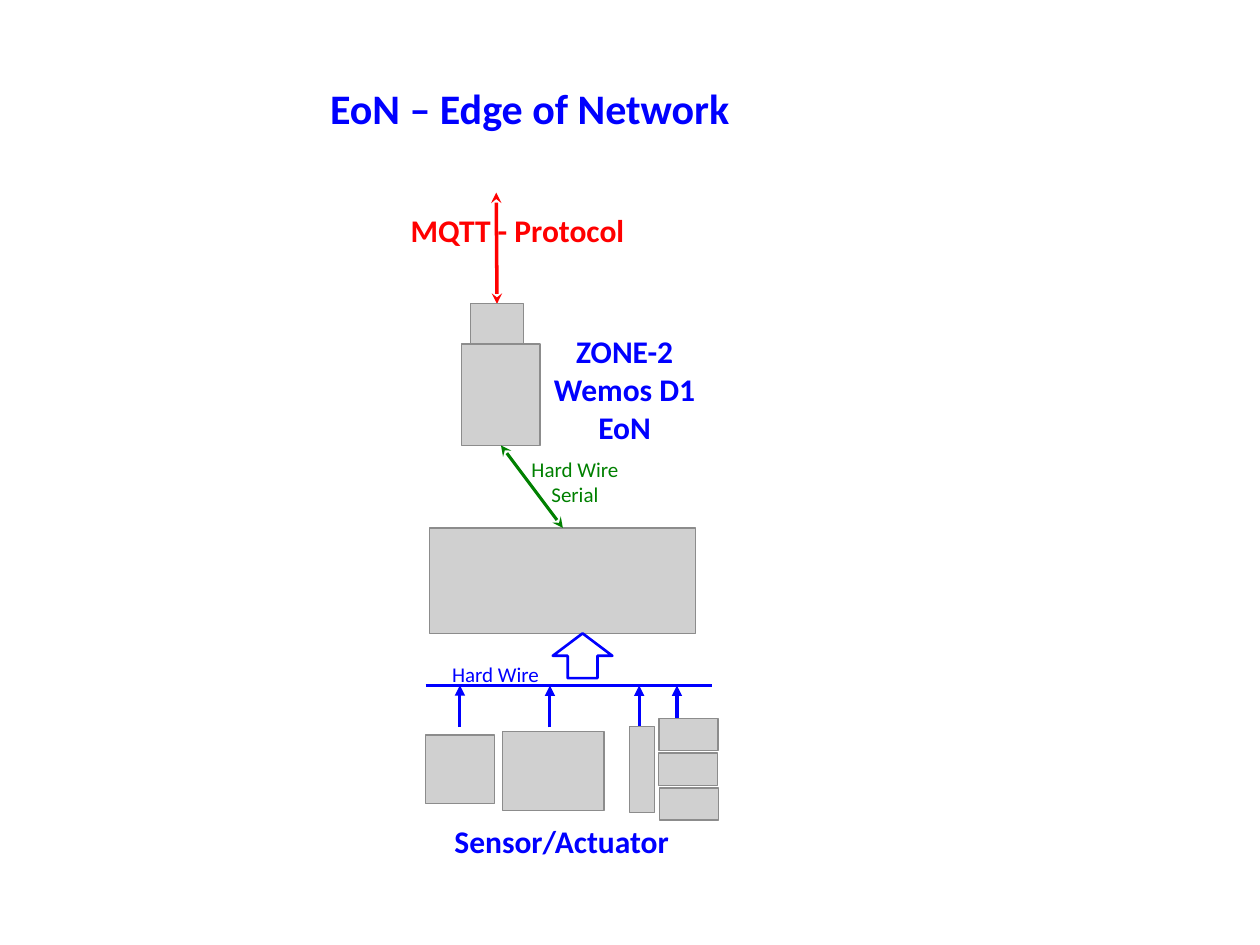
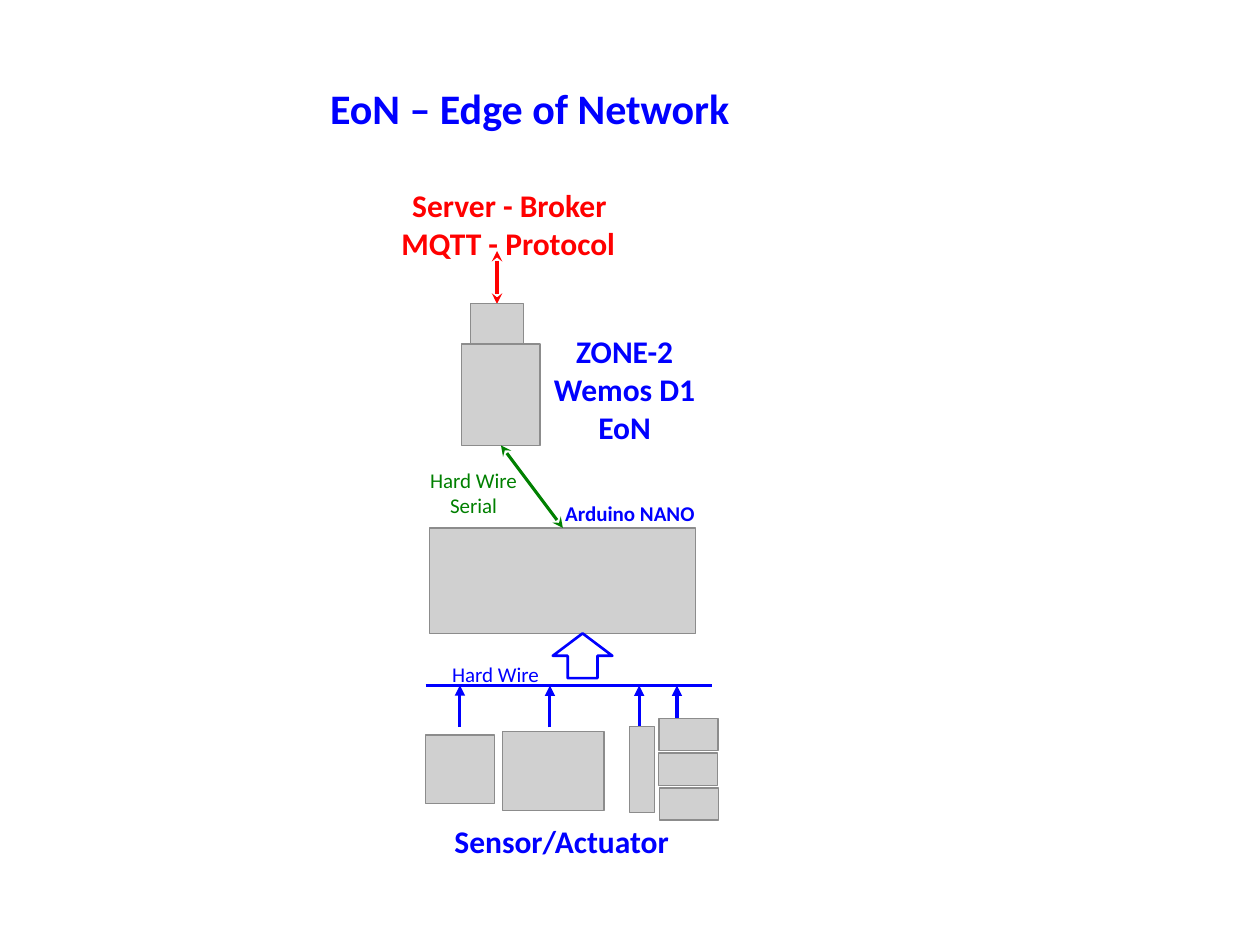
Before and after one commit to slametsampon/WFPS, a slide deck: slide 3 of WlFPS.pptx. Drawn at 1260x945 pixels with LibreOffice and Linux fonts; fonts in the diff are those of the drawing; grey boxes stand for pictures. Boxes give left, top, right and bottom in pixels: in the first picture for what was removed or moved away, otherwise in the second. Text is boxed around its words. In the diff, an @@ line names an element or a change of style, - is before the commit and + after.

```diff
--- a/WlFPS.pptx
+++ b/WlFPS.pptx
@@ text "Server - Broker": place and size @@
-text "Server - Broker" at [411,220,624,246]
+text "Server - Broker" at [401,195,615,259]
@@ text at [412,195,607,218]: paragraph added @@
+Server - Broker
@@ double arrow moved from (496, 193) - (496, 304) to (496, 251) - (496, 304) @@
@@ text "Hard Wire": place and size @@
-text "Hard Wire" at [531,462,618,502]
+text "Hard Wire" at [430,473,517,513]
@@ text added at [565,506,694,521], 12 pt, text #0000FF, bold @@
+Arduino NANO
```
Also in this commit, not shown: 1 other file.
